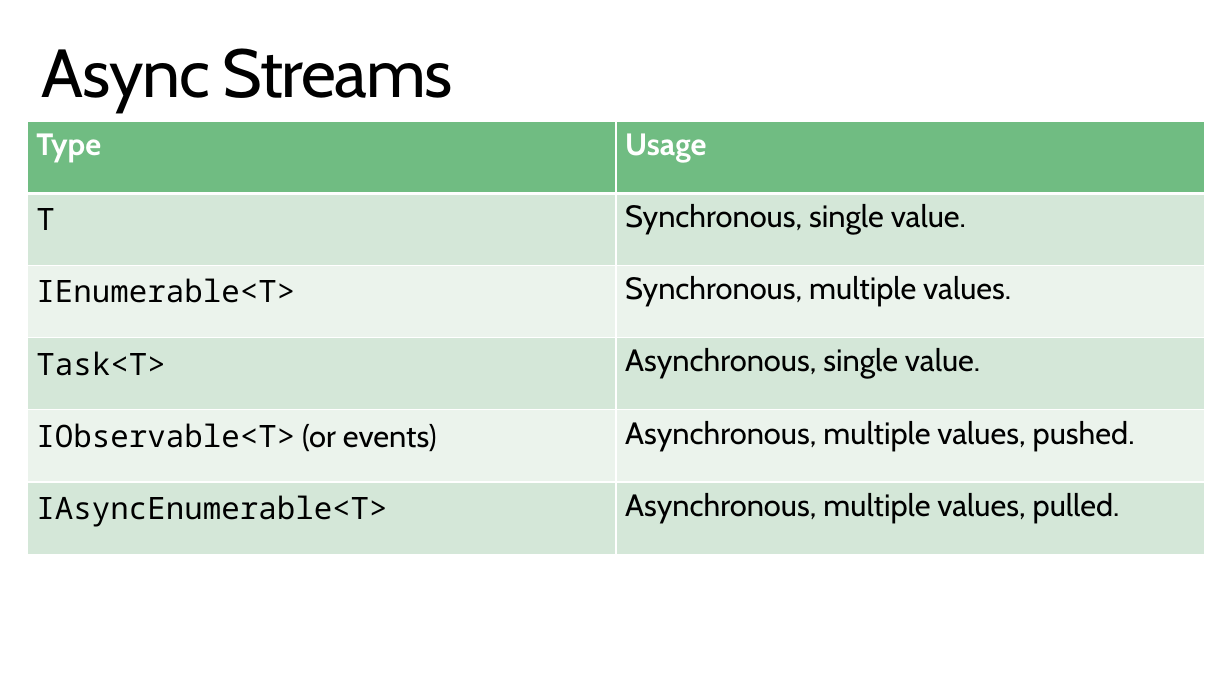
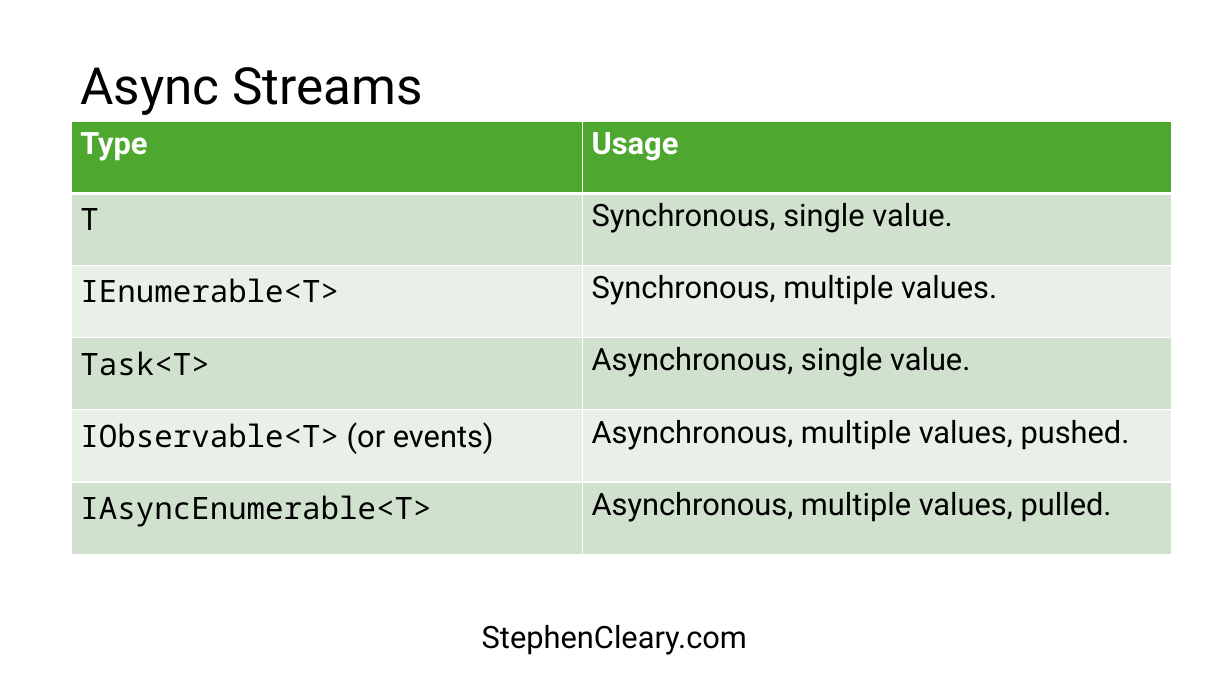
Before and after one commit to StephenCleary/Presentations, a slide deck: slide 12 of Async Masterclass/Async Masterclass.pptx. Drawn at 1232x693 pixels with LibreOffice and Linux fonts; fonts in the diff are those of the drawing; background and template pictures are left out. Boxes give left, top, right and bottom in pixels: in the first picture for what was removed or moved away, otherwise in the second. Text is boxed around its words. In the diff, an @@ line names an element or a change of style, - is before the commit and + after.

```diff
--- a/Async Masterclass/Async Masterclass.pptx
+++ b/Async Masterclass/Async Masterclass.pptx
@@ title "Async Streams": place and size @@
-title "Async Streams" at box(42, 48, 453, 113)
+title "Async Streams" at box(80, 67, 422, 115)
@@ title "Async Streams" at box(80, 67, 422, 115): size 52.9 to 39.9 pt, font Cabin to Roboto, letter spacing -1 to 0 pt; vertical alignment top to middle @@
@@ table at box(71, 121, 1171, 555) @@
@@ fill #70BC82 to #4EA72E in row 1 @@
@@ fill #D5E7D8 to #D0E1CD in 6 cells @@
@@ fill #EBF3ED to #E9F1E8 in 4 cells @@
@@ font Cabin to Roboto in "Type", "Usage", "Synchronous, single value.", "Synchronous, multiple values." and 4 more places @@
@@ table: place and size @@
-table at box(27, 121, 1204, 555)
+table at box(71, 121, 1171, 555)
@@ text "StephenCleary.com" at box(482, 625, 747, 655): font Cabin to Roboto, text colour #FFFFFF to #000000 @@
```
Also in this commit, not shown: 37 other slides changed, 1 other file.
